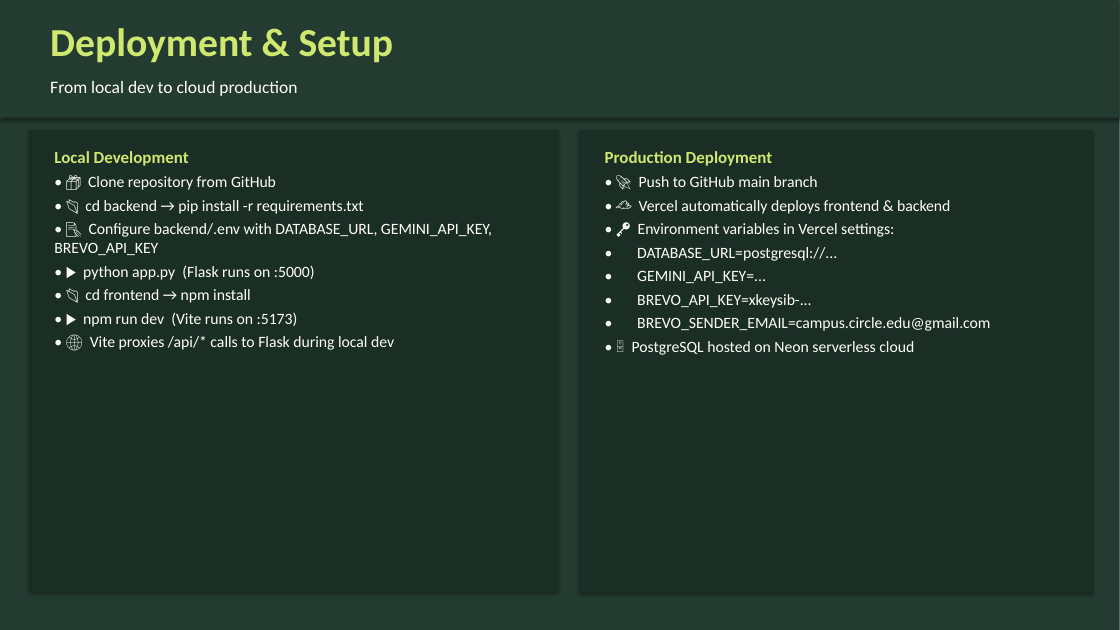
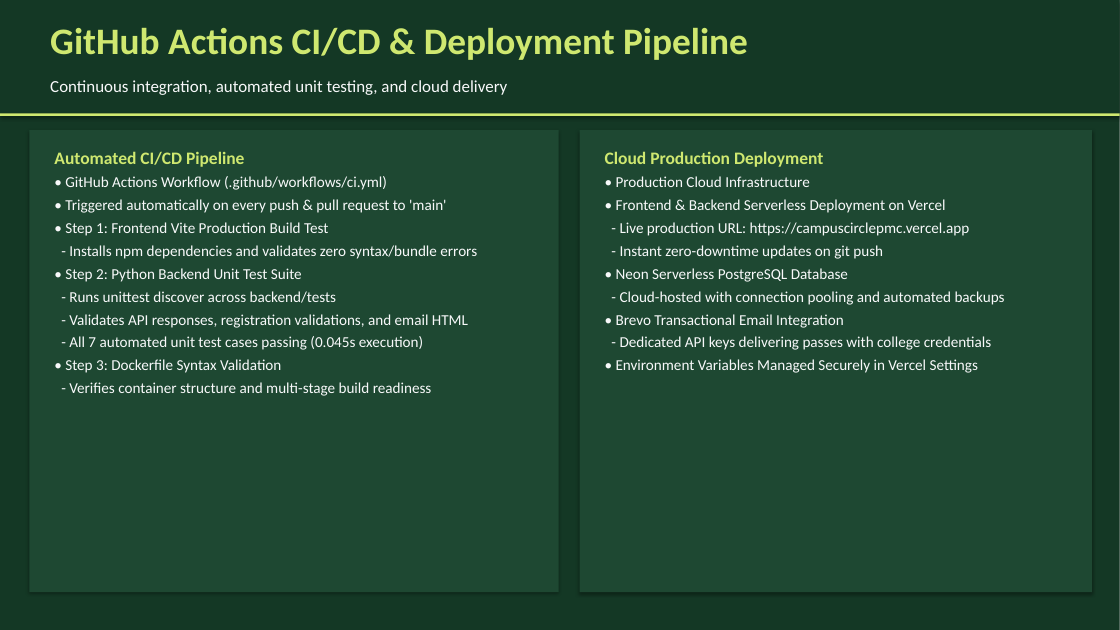
Before and after one commit to Abhi7Prajapathi/Events, a slide deck: slide 11 of CampusCircle_Presentation.pptx. Drawn at 1120x630 pixels with LibreOffice and Linux fonts; fonts in the diff are those of the drawing. Boxes give left, top, right and bottom in pixels: in the first picture for what was removed or moved away, otherwise in the second. Text is boxed around its words. In the diff, an @@ line names an element or a change of style, - is before the commit and + after.

Commit message:
docs: update presentation deck with latest admin controls, CI/CD, and certificate design

```diff
--- a/CampusCircle_Presentation.pptx
+++ b/CampusCircle_Presentation.pptx
@@ rectangle at (0,0,1120,630): fill #243B31 to #143825 @@
@@ rectangle at (0,0,1120,113): fill #243B31 to #143825 @@
@@ rectangle: place and size @@
-rectangle at (0,0,1120,118)
+rectangle at (0,0,1120,113)
@@ text at (50,28,748,60): text changed; size 34 to 32 pt @@
-Deployment & Setup
+GitHub Actions CI/CD & Deployment Pipeline
@@ text at (50,80,508,95): text changed; size 15 to 14.5 pt; text colour #FFFEFA to #F8F9FA @@
-From local dev to cloud production
+Continuous integration, automated unit testing, and cloud delivery
@@ rectangle added at (0,113,1120,116), fill #CFE870 @@
@@ rectangle at (29,130,559,592): fill #1A2E26 to #1E4832 @@
@@ rectangle at (580,130,1092,592): fill #1A2E26 to #1E4832 @@
@@ text at (54,151,477,396): text changed; size 13.5 to 13 pt; text colour #FFFEFA to #F8F9FA @@
-Local Development
-• 📦 Clone repository from GitHub
-• 📂 cd backend → pip install -r requirements.txt
-• 📝 Configure backend/.env with DATABASE_URL, GEMINI_API_KEY, BREVO_API_KEY
-• ▶ python app.py (Flask runs on :5000)
-• 📂 cd frontend → npm install
-• ▶ npm run dev (Vite runs on :5173)
-• 🌐 Vite proxies /api/* calls to Flask during local dev
+Automated CI/CD Pipeline
+• GitHub Actions Workflow (.github/workflows/ci.yml)
+• Triggered automatically on every push & pull request to 'main'
+• Step 1: Frontend Vite Production Build Test
+- Installs npm dependencies and validates zero syntax/bundle errors
+• Step 2: Python Backend Unit Test Suite
+- Runs unittest discover across backend/tests
+- Validates API responses, registration validations, and email HTML
+- All 7 automated unit test cases passing (0.045s execution)
+• Step 3: Dockerfile Syntax Validation
+- Verifies container structure and multi-stage build readiness
@@ text at (605,151,1005,373): text changed; size 13.5 to 13 pt; text colour #FFFEFA to #F8F9FA @@
-Production Deployment
-• 🚀 Push to GitHub main branch
-• ☁ Vercel automatically deploys frontend & backend
-• 🔑 Environment variables in Vercel settings:
-• DATABASE_URL=postgresql://...
-• GEMINI_API_KEY=...
-• BREVO_API_KEY=xkeysib-...
-• BREVO_SENDER_EMAIL=campus.circle.edu@gmail.com
-• 🗄 PostgreSQL hosted on Neon serverless cloud
+Cloud Production Deployment
+• Production Cloud Infrastructure
+• Frontend & Backend Serverless Deployment on Vercel
+- Live production URL: https://campuscirclepmc.vercel.app
+- Instant zero-downtime updates on git push
+• Neon Serverless PostgreSQL Database
+- Cloud-hosted with connection pooling and automated backups
+• Brevo Transactional Email Integration
+- Dedicated API keys delivering passes with college credentials
+• Environment Variables Managed Securely in Vercel Settings
```
Also in this commit, not shown: 9 other slides changed, 1 slide added, 1 slide removed.
